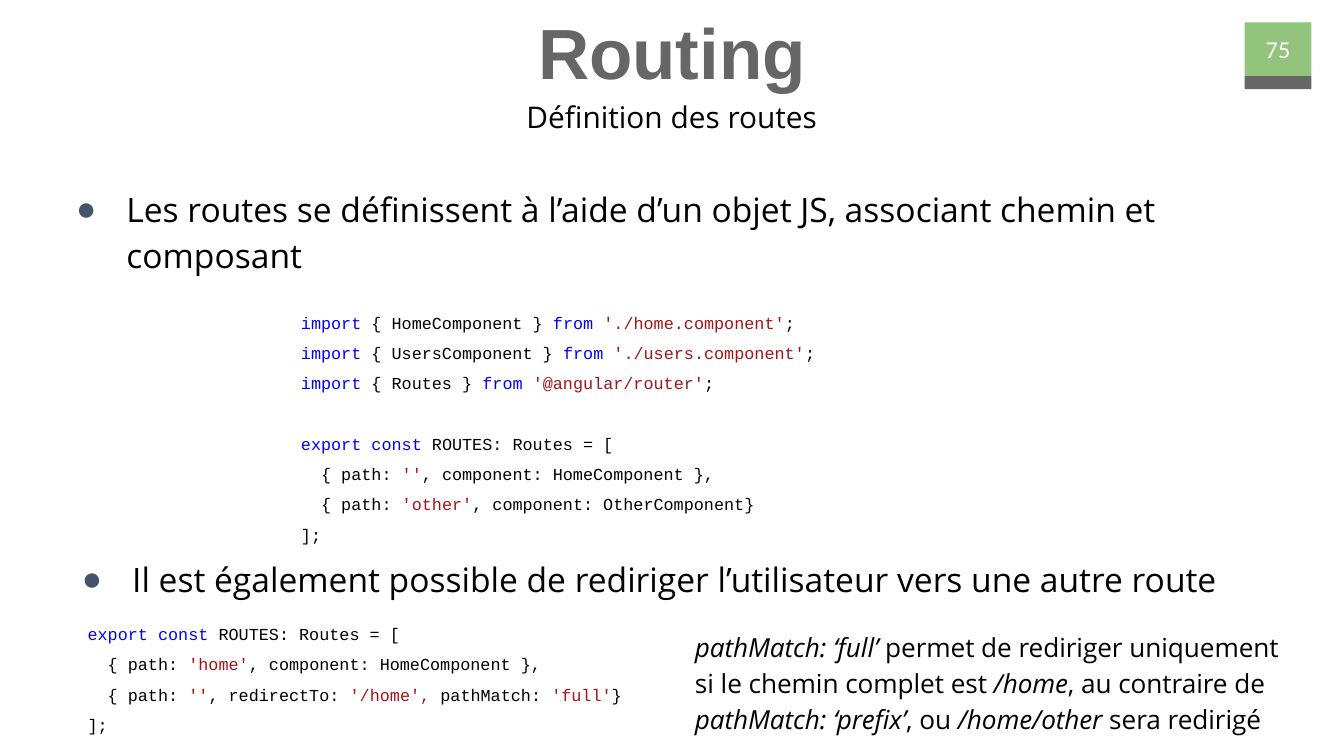
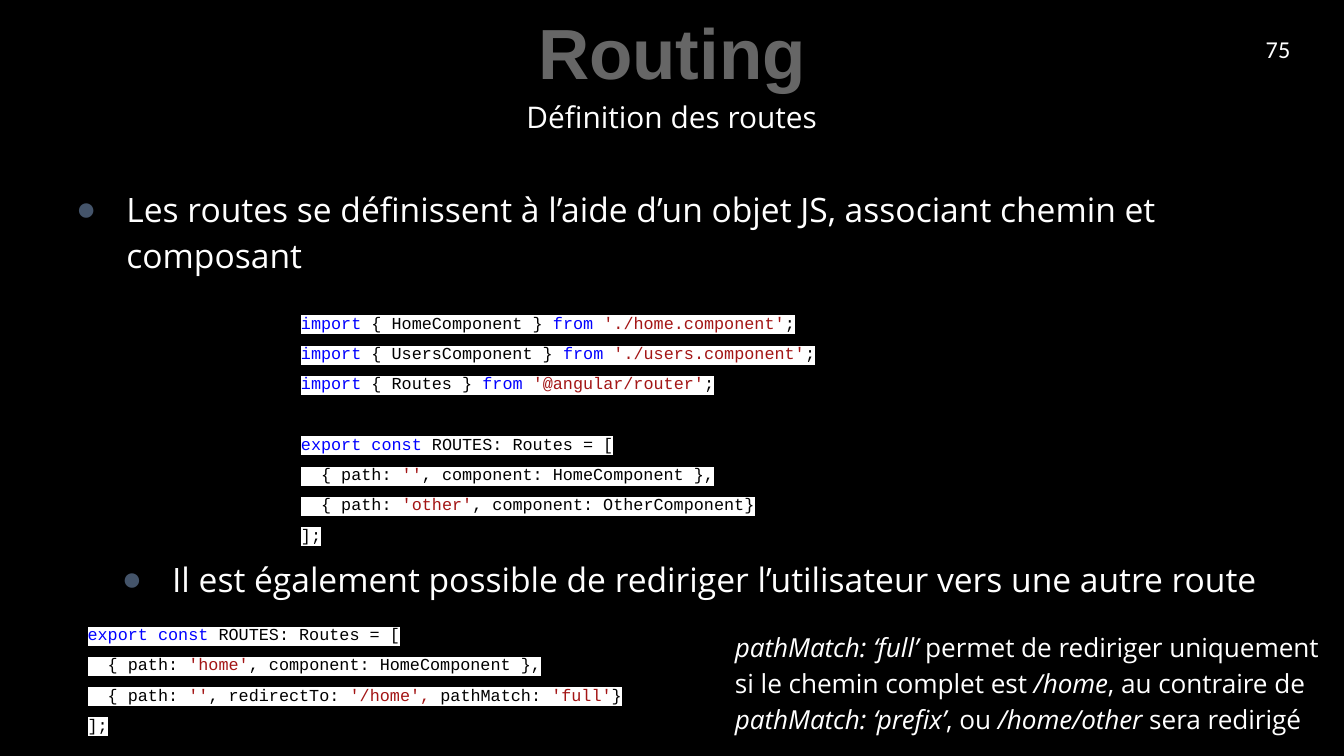
Before and after one commit to Juju-sail/5A, a slide deck: slide 75 of ProgrammationFullStack/Cours.pptx. Drawn at 1344x756 pixels with LibreOffice and Linux fonts; fonts in the diff are those of the drawing. Boxes give left, top, right and bottom in pixels: in the first picture for what was removed or moved away, otherwise in the second. Text is boxed around its words. In the diff, an @@ line names an element or a change of style, - is before the commit and + after.

```diff
--- a/ProgrammationFullStack/Cours.pptx
+++ b/ProgrammationFullStack/Cours.pptx
@@ background #FFFFFF to #000000 @@
@@ rectangle removed at <box>1245,22,1312,76</box> @@
@@ rectangle removed at <box>1245,76,1312,89</box> @@
@@ text "Il est également possible de ...": place and size @@
-text "Il est également possible de ..." at <box>132,566,1217,600</box>
+text "Il est également possible de ..." at <box>172,566,1257,600</box>
@@ text colour #000000 to #FFFFFF in 4 elements at <box>526,105,817,129</box>, <box>126,196,1156,230</box>, <box>172,566,1257,600</box>, <box>735,637,1318,736</box> @@
@@ text "pathMatch: ‘full’ permet de rediriger ...": place and size @@
-text "pathMatch: ‘full’ permet de rediriger ..." at <box>695,637,1278,736</box>
+text "pathMatch: ‘full’ permet de rediriger ..." at <box>735,637,1318,736</box>
```
Also in this commit, not shown: 102 other slides changed, 3 other files.
